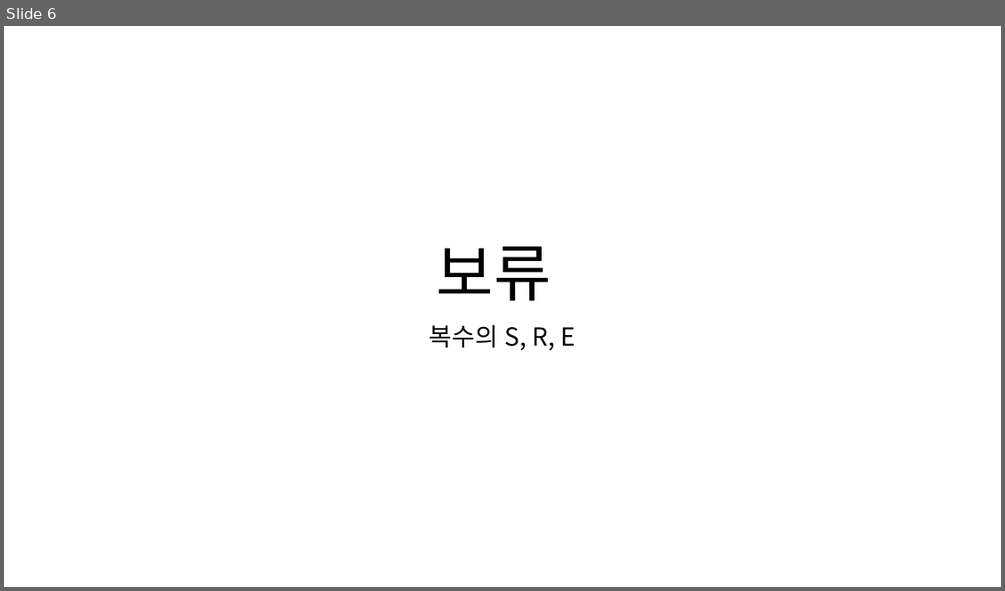
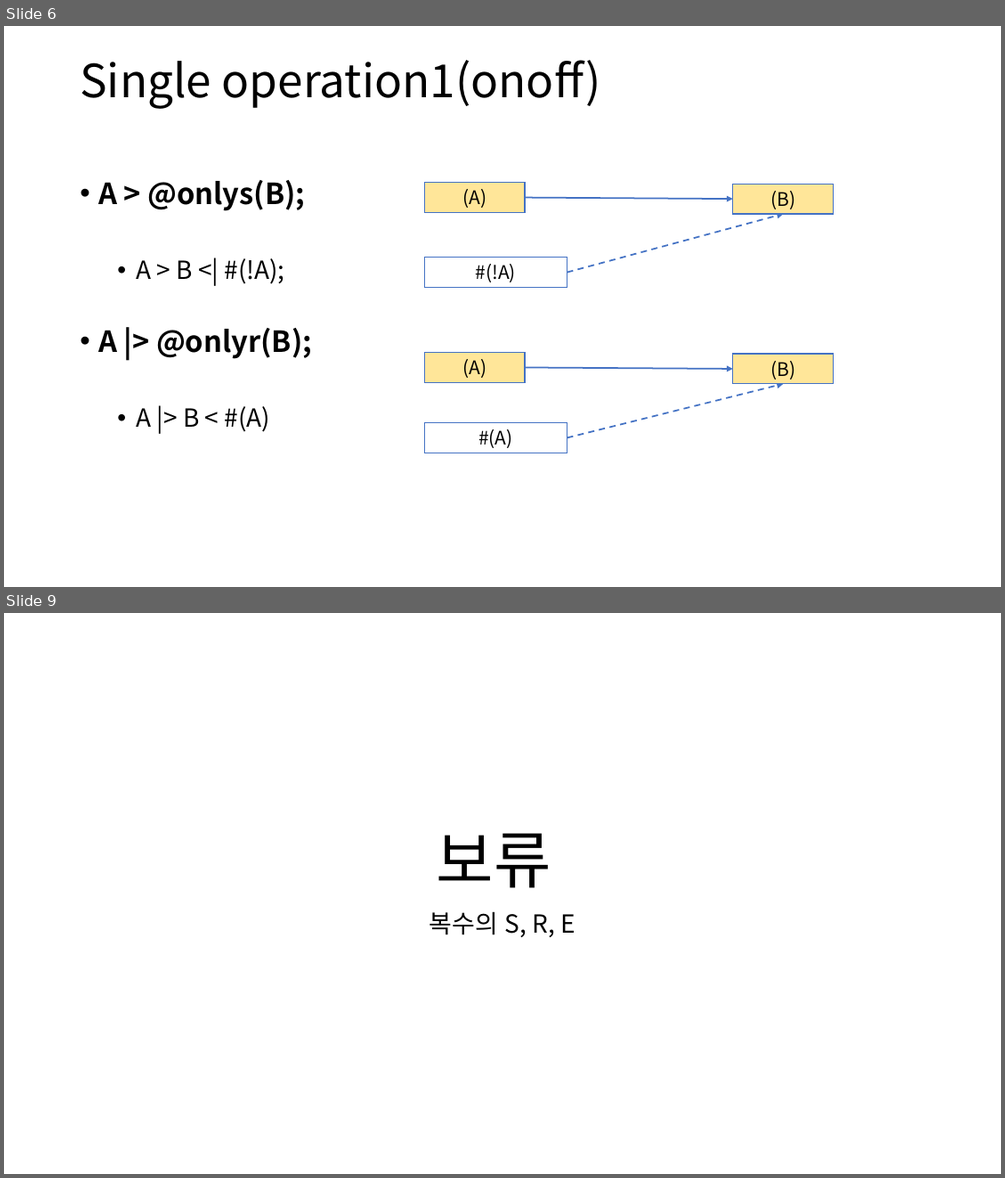
Before and after one commit to DualsoftDev/ds, a slide deck: Doc/PowerPoint/macro.pptx. Shown one above the other, each under a label of ours: slide 6 before the commit, slides 6 and 9 after it; the slides between them are not shown. The pictures are 1005x591 and 1005x1178 pixels, drawn with LibreOffice and Linux fonts; fonts in the diff are those of the drawing. Boxes give left, top, right and bottom in pixels: in the first picture for what was removed or moved away, otherwise in the second. Text is boxed around its words. In the diff, an @@ line names an element or a change of style, - is before the commit and + after.

Commit message:
macro.ppt : fix, add onoff Segments

```diff
--- a/Doc/PowerPoint/macro.pptx
+++ b/Doc/PowerPoint/macro.pptx
@@ slide 6 added at bbox=[4, 26, 1001, 587], background #FFFFFF @@
@@ title added at bbox=[80, 60, 601, 109], 44 pt, text #000000 @@
+Single operation1(onoff)
@@ text added at bbox=[98, 180, 312, 432], 28 pt, text #000000, bold @@
+• A > @onlys(B);
+  • A > B <| #(!A);
+• A |> @onlyr(B);
+  • A |> B < #(A)
@@ rectangle added at bbox=[424, 183, 525, 212], fill #FFE699, outline #4472C4 1 pt, 18 pt, text #000000 @@
+(A)
@@ rectangle added at bbox=[733, 184, 833, 214], fill #FFE699, outline #4472C4 1 pt, 18 pt, text #000000 @@
+(B)
@@ arrow added from (526, 197) to (733, 199), #4472C4 1.5 pt @@
@@ arrow added from (567, 272) to (783, 214), #4472C4 1.5 pt dashed @@
@@ rectangle added at bbox=[424, 257, 567, 287], fill #FFFFFF, outline #4472C4 1 pt, 18 pt, text #000000 @@
+#(!A)
@@ rectangle added at bbox=[424, 352, 525, 382], fill #FFE699, outline #4472C4 1 pt, 18 pt, text #000000 @@
+(A)
@@ arrow added from (526, 368) to (733, 369), #4472C4 1.5 pt @@
@@ rectangle added at bbox=[733, 354, 833, 384], fill #FFE699, outline #4472C4 1 pt, 18 pt, text #000000 @@
+(B)
@@ arrow added from (567, 438) to (783, 384), #4472C4 1.5 pt dashed @@
@@ rectangle added at bbox=[424, 422, 567, 452], fill #FFFFFF, outline #4472C4 1 pt, 18 pt, text #000000 @@
+#(A)
@@ what was slide 6 is now slide 9 @@
```
Also in this commit, not shown: 5 slides changed, 5 other slides added.
